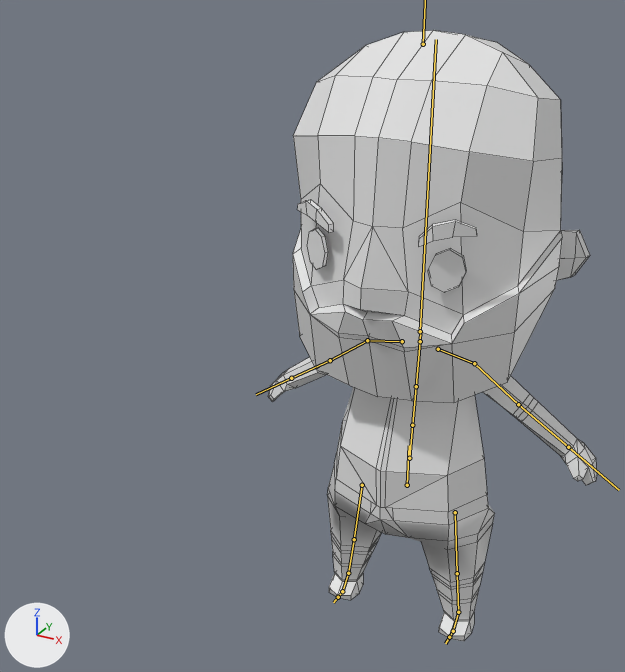
Before and after pictures for a commit that changed the Blender file bad-santa/SANTA.blend.
Both versions are drawn from a camera (50 mm lens) standing at (0.97, -2.48, 2.27) and looking at (-0.39, -0.01, 1.03). Lighting does not change. The marker at lower left points along +X, +Y and +Z. The bones that bend it are drawn over the model as lines. Mesh edges are drawn as thin lines.

Objects in the first picture: 'BODY'.
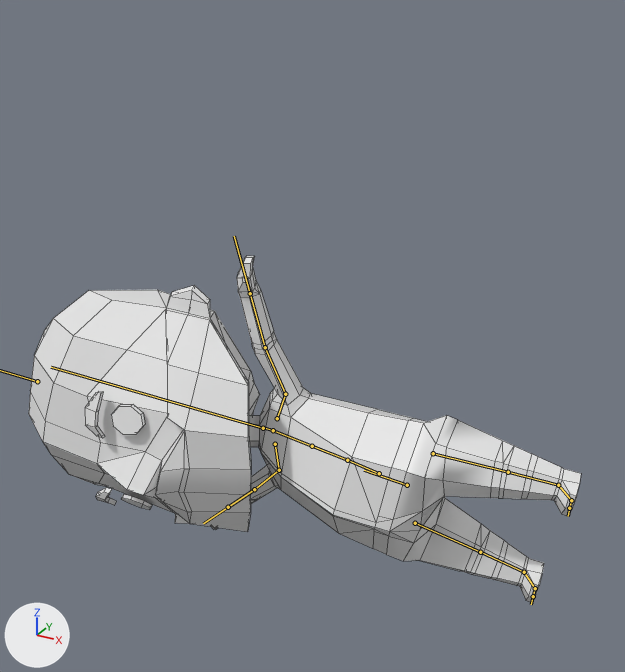
The newer file adds an action. The first version stands in its rest pose; the second is drawn at frame 10 of the action 'teste'.

Boxes (x1, y1, x2, y2) around the edits, measured in the pictures (625 x 672 px):
'BODY', posed (68% wider, 43% shorter)
    before: (268, 30, 597, 641)
    after: (29, 256, 581, 602)
bone 'mixamorig:Hips', root to tip
    before: (407, 485) to (409, 445)
    after: (407, 485) to (364, 470)
bone 'mixamorig:Spine1', root to tip
    before: (412, 425) to (416, 386)
    after: (347, 460) to (312, 446)
bone 'mixamorig:Head', root to tip
    before: (420, 331) to (436, 39)
    after: (263, 428) to (51, 367)
bone 'mixamorig:LeftArm', root to tip
    before: (474, 363) to (518, 404)
    after: (285, 394) to (265, 347)
bone 'mixamorig:LeftForeArm', root to tip
    before: (518, 404) to (568, 447)
    after: (265, 347) to (250, 293)
bone 'mixamorig:RightArm', root to tip
    before: (367, 340) to (330, 360)
    after: (279, 470) to (254, 489)

The change, as a diff of the scene's bpy script:
```diff
--- a/bad-santa/SANTA.blend.py
+++ b/bad-santa/SANTA.blend.py
@@ bone_mixamorig_hips @@
 bone_mixamorig_hips = bpy.data.objects['Armature'].pose.bones['mixamorig:Hips']
-bone_mixamorig_hips.rotation_quaternion = (1.0, 0.0, 0.0, 0.0)  # degrees (0, 0, 0)
+bone_mixamorig_hips.rotation_quaternion = (0.767, 0.113, -0.008, 0.632)  # degrees (10, -9, 78)
@@ bone_mixamorig_spine1 @@
 bone_mixamorig_spine1 = bpy.data.objects['Armature'].pose.bones['mixamorig:Spine1']  # child of 'mixamorig:Spine'
-bone_mixamorig_spine1.rotation_quaternion = (1.0, 0.0, 0.0, 0.0)  # degrees (0, 0, 0)
+bone_mixamorig_spine1.rotation_quaternion = (1.0, 0.002, -0.001, 0.013)  # degrees (0, 0, 1)
@@ bone_mixamorig_head @@
 bone_mixamorig_head = bpy.data.objects['Armature'].pose.bones['mixamorig:Head']  # child of 'mixamorig:Neck'
-bone_mixamorig_head.rotation_quaternion = (1.0, 0.0, 0.0, 0.0)  # degrees (0, 0, 0)
+bone_mixamorig_head.rotation_quaternion = (0.999, 0.003, 0.0, 0.016)  # degrees (0, 0, 2)
@@ bone_mixamorig_leftarm @@
 bone_mixamorig_leftarm = bpy.data.objects['Armature'].pose.bones['mixamorig:LeftArm']  # child of 'mixamorig:LeftShoulder'
-bone_mixamorig_leftarm.rotation_quaternion = (1.0, 0.0, 0.0, 0.0)  # degrees (0, 0, 0)
+bone_mixamorig_leftarm.rotation_quaternion = (0.839, -0.53, 0.043, -0.118)  # degrees (-64, -3, -14)
@@ bone_mixamorig_leftforearm @@
 bone_mixamorig_leftforearm = bpy.data.objects['Armature'].pose.bones['mixamorig:LeftForeArm']  # child of 'mixamorig:LeftArm'
-bone_mixamorig_leftforearm.rotation_quaternion = (1.0, 0.0, 0.0, 0.0)  # degrees (0, 0, 0)
+bone_mixamorig_leftforearm.rotation_quaternion = (0.992, 0.09, -0.007, 0.02)  # degrees (10, -1, 2)
@@ bone_mixamorig_rightarm @@
 bone_mixamorig_rightarm = bpy.data.objects['Armature'].pose.bones['mixamorig:RightArm']  # child of 'mixamorig:RightShoulder'
-bone_mixamorig_rightarm.rotation_quaternion = (1.0, 0.0, 0.0, 0.0)  # degrees (0, 0, 0)
+bone_mixamorig_rightarm.rotation_quaternion = (0.813, -0.566, 0.128, 0.043)  # degrees (-70, 15, -4)
```
